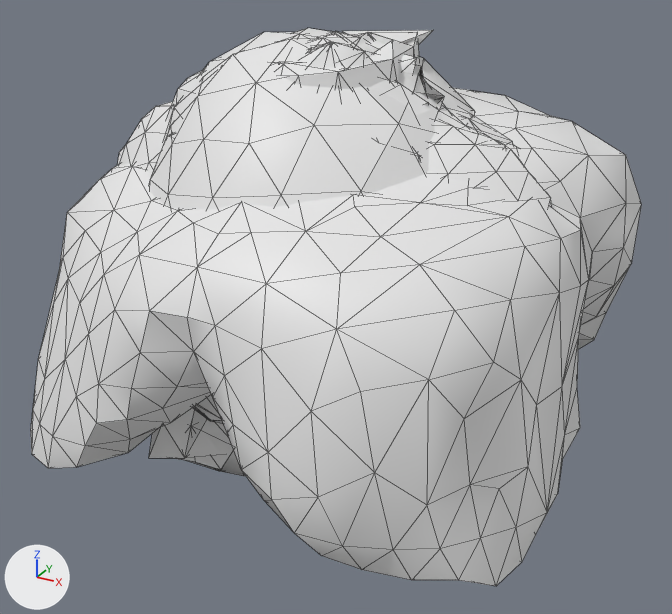
An edit to the glTF model public/assets/models/parts/rock.glb, drawn before and after from the same camera.
Rendered twice from a 50 mm lens placed at (1.96, -3.52, 1.48), pointed at (0.07, -0.06, -0.25). Every picture has the same lights, and +X, +Y and +Z are marked at lower left. The picture after the commit comes second. Mesh edges are drawn as thin lines. Vertices at exactly the same position are counted once.

Before the edit, the objects in view are built like this:
```python
me_facet_a = bpy.data.meshes.new('facet_a')
me_facet_a.from_pydata(...)  # 436 vertices, 864 faces; spans x -1.08..1.08, y -0.65..0.65, z -0.74..0.74
me_hoodoo_a = bpy.data.meshes.new('hoodoo_a')
me_hoodoo_a.from_pydata(...)  # 139 vertices, 382 faces; spans x -0.93..0.93, y -0.49..0.49, z -0.95..0.95
me_mega_e = bpy.data.meshes.new('mega_e')
me_mega_e.from_pydata(...)  # 251 vertices, 294 faces; spans x -0.94..0.94, y -0.76..0.76, z -0.95..0.95
ob_facet_a = bpy.data.objects.new('facet_a', me_facet_a)
ob_facet_a.location = (0.0, 0.0, 0.0)
ob_hoodoo_a = bpy.data.objects.new('hoodoo_a', me_hoodoo_a)
ob_hoodoo_a.location = (0.0, 0.0, 0.0)
ob_mega_e = bpy.data.objects.new('mega_e', me_mega_e)
ob_mega_e.location = (0.0, 0.0, 0.0)
# also in view: 'mega_d' at (-0.01, 0.0, 0.0); 'mega_a' at (0.0, 0.0, 0.0); 'mega_c' at (0.01, 0.0, 0.0); 'tower_a' at (0.0, 0.0, 0.0); 'collapse_a' at (-0.01, 0.02, -0.12)
```
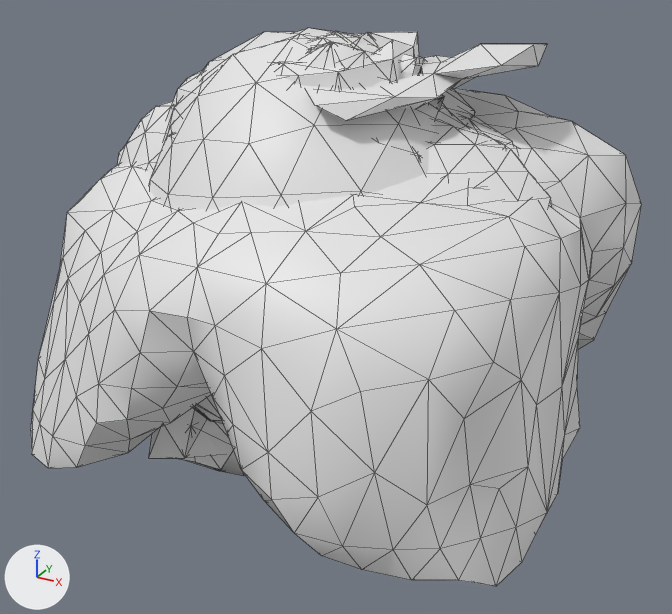
Commit message: hoodoo_a 換掉(語料 + 後處理一起)+ 選片標準與建築語料配比兩條定案
§5ag-f 第 1 條:掛了三輪的 rock/hoodoo_a 重生成。

Changed parts and their boxes (x1, y1, x2, y2) in the pictures (672 x 614 px):
```json
{"object": "hoodoo_a", "change": "reshaped", "before": [342, 30, 434, 52], "after": [307, 44, 547, 121]}
```

Edits to the scene script, one JSON object a line:
```json
{"block": "me_hoodoo_a", "where": "# used by ob_hoodoo_a; location = (0.0, 0.0, 0.0)"}
{"op": "remove", "block": "me_hoodoo_a", "code": "me_hoodoo_a.from_pydata(...)  # 139 vertices, 382 faces; spans x -0.93..0.93, y -0.49..0.49, z -0.95..0.95"}
{"op": "add", "block": "me_hoodoo_a", "code": "me_hoodoo_a.from_pydata(...)  # 193 vertices, 382 faces; spans x -0.85..0.85, y -0.72..0.72, z -0.95..0.95"}
{"block": "me_hoodoo_a", "change": "me_hoodoo_a part 1: 139 vertices removed from x -0.93..0.93, y -0.49..0.49, z -0.95..0.95; 193 vertices added at x -0.85..0.85, y -0.72..0.72, z -0.95..0.95"}
```
